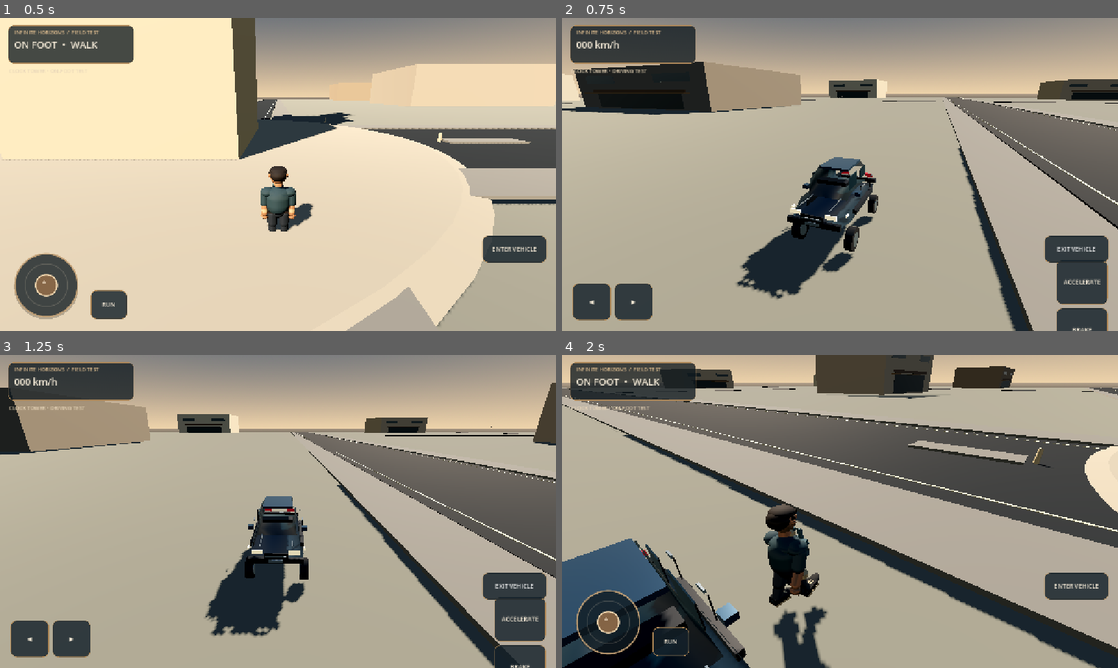
Above: before the commit, frames 1-4 (two rows, left to right).
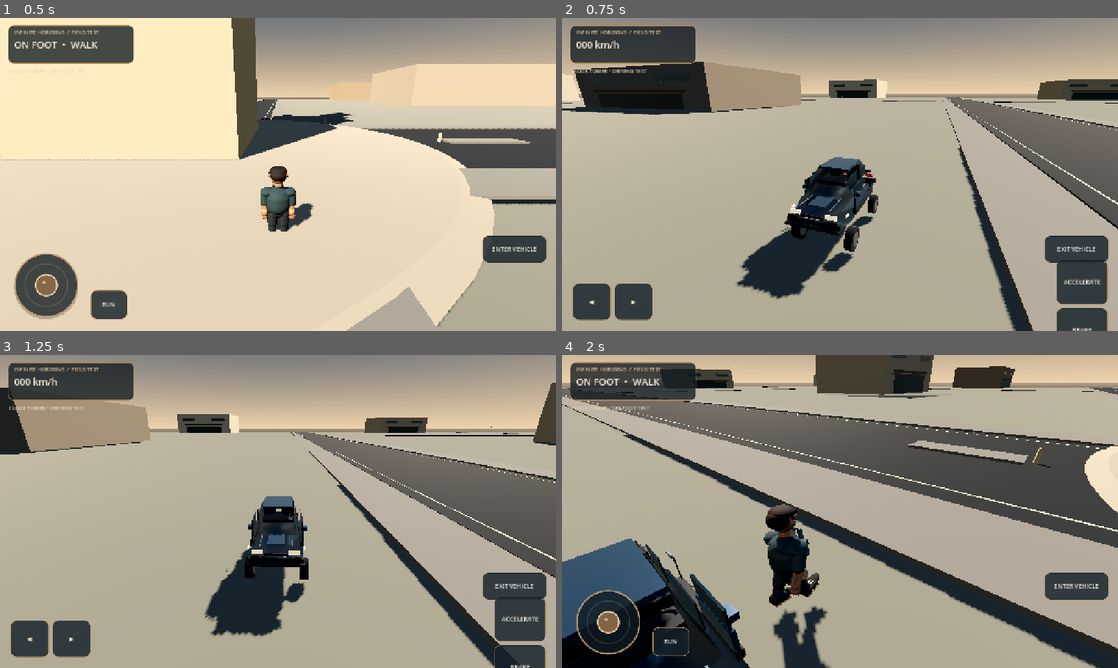
Above: after the commit, the same moments.

Repository: strideproject77-lgtm/Hill-Climb
Game: Godot game, scene res://scenes/main.tscn
Same seed, same stepped clock (60 frames per second), same inputs: the game is played once before the commit and once after it.
Inputs (mouse positions are in pixels of both pictures, inside the frame that each line leads up to):
- Up to frame 1 (0.5 s): no input
- Up to frame 2 (0.75 s): click "ENTER VEHICLE" at 0.5 s
- Up to frame 3 (1.25 s): no input
- Up to frame 4 (2 s): tap Enter at 1.25 s; move the mouse to (962, 495) at 1.27 s; hold Right from 1.28 s (still down); tap E at 1.35 s; click (962, 495) at 1.42 s

Frame 1 is identical in both runs. In frame 2, 0.7% of the frame differs, in the area x 32-56%, y 46-90%; in frame 3, 0.7%; in frame 4, 1.4%, in the area x 0-33%, y 60-100%.

Commit message:
Upgrade sports coupe detailing and animated doors

Diff:
--- a/game/scripts/vehicle_controller.gd
+++ b/game/scripts/vehicle_controller.gd
@@ -11,6 +11,13 @@
 var steer_input := 0.0
 var speed_kmh := 0.0
 var model_root: Node3D
+var left_front_door: Node3D
+var right_front_door: Node3D
+var door_open_amount := 0.0
+var door_tween: Tween
+var driver_seat: Marker3D
+var steering_wheel: Node3D
+var brake_lights: Array[MeshInstance3D] = []
 
 func _ready() -> void:
 	mass = 1420.0
@@ -39,6 +46,8 @@
 	engine_force = throttle * ENGINE_POWER
 	brake = braking * BRAKE_POWER
 	steering = move_toward(steering, -steer_axis * MAX_STEER, delta * STEER_RESPONSE)
+	if is_instance_valid(steering_wheel):
+		steering_wheel.rotation.z = -steering * 0.72
 	speed_kmh = linear_velocity.length() * 3.6
 
 func set_drive_controls(gas: float, brake_value: float, steering_value: float) -> void:
@@ -113,6 +122,108 @@
 	_add_box("HoodCreaseLeft", Vector3(0.025,0.018,0.92), Vector3(-0.48,0.615,-1.58), chrome)
 	_add_box("HoodCreaseRight", Vector3(0.025,0.018,0.92), Vector3(0.48,0.615,-1.58), chrome)
 	_add_box("Dashboard", Vector3(1.02,0.13,0.32), Vector3(0,0.94,-0.62), trim)
+	# Original high-performance coupe detailing: wide M-style stance, deep
+	# front intakes, splitter, rear diffuser, quad exhausts and cabin trim.
+	_add_box("FrontSplitter", Vector3(1.72,0.075,0.30), Vector3(0,0.095,-2.12), trim)
+	_add_box("LowerIntake", Vector3(1.12,0.16,0.045), Vector3(0,0.255,-2.19), glass)
+	_add_box("IntakeLeft", Vector3(0.28,0.20,0.05), Vector3(-0.62,0.27,-2.17), trim)
+	_add_box("IntakeRight", Vector3(0.28,0.20,0.05), Vector3(0.62,0.27,-2.17), trim)
+	_add_box("RearDiffuser", Vector3(1.42,0.10,0.26), Vector3(0,0.10,2.02), trim)
+	for exhaust_x in [-0.55,-0.38,0.38,0.55]:
+		var exhaust := CylinderMesh.new()
+		exhaust.top_radius = 0.055
+		exhaust.bottom_radius = 0.055
+		exhaust.height = 0.12
+		var pipe := MeshInstance3D.new()
+		pipe.mesh = exhaust
+		pipe.rotation.x = PI * 0.5
+		pipe.position = Vector3(exhaust_x,0.19,2.12)
+		pipe.material_override = chrome
+		model_root.add_child(pipe)
+	_add_box("RearSpoiler", Vector3(1.32,0.055,0.18), Vector3(0,0.69,1.72), trim)
+	_add_box("RearSpoilerLeftMount", Vector3(0.06,0.18,0.08), Vector3(-0.48,0.61,1.68), chrome)
+	_add_box("RearSpoilerRightMount", Vector3(0.06,0.18,0.08), Vector3(0.48,0.61,1.68), chrome)
+	_add_box("HoodPowerBulge", Vector3(0.54,0.035,0.74), Vector3(0,0.625,-1.54), paint)
+	_add_box("CenterConsole", Vector3(0.20,0.16,0.62), Vector3(0,0.82,-0.05), trim)
+	_add_box("DriverSeatBase", Vector3(0.48,0.20,0.48), Vector3(-0.34,0.68,0.30), trim)
+	_add_box("DriverSeatBack", Vector3(0.48,0.62,0.18), Vector3(-0.34,1.00,0.48), trim)
+	_add_box("PassengerSeatBase", Vector3(0.48,0.20,0.48), Vector3(0.34,0.68,0.30), trim)
+	_add_box("PassengerSeatBack", Vector3(0.48,0.62,0.18), Vector3(0.34,1.00,0.48), trim)
+	steering_wheel = Node3D.new()
+	steering_wheel.name = "SteeringWheelPivot"
+	steering_wheel.position = Vector3(-0.34,0.98,-0.60)
+	model_root.add_child(steering_wheel)
+	var wheel_ring := TorusMesh.new()
+	wheel_ring.inner_radius = 0.13
+	wheel_ring.outer_radius = 0.17
+	var wheel_visual := MeshInstance3D.new()
+	wheel_visual.mesh = wheel_ring
+	wheel_visual.rotation.x = PI * 0.5
+	wheel_visual.material_override = trim
+	steering_wheel.add_child(wheel_visual)
+	driver_seat = Marker3D.new()
+	driver_seat.name = "DriverSeatAnchor"
+	driver_seat.position = Vector3(-0.34,0.82,0.22)
+	model_root.add_child(driver_seat)
+	_create_front_door(-1.0)
+	_create_front_door(1.0)
+
+func _create_front_door(side: float) -> void:
+	var hinge := Node3D.new()
+	hinge.name = "DriverDoorHinge" if side < 0.0 else "PassengerDoorHinge"
+	hinge.position = Vector3(side * 0.84,0.55,-0.92)
+	model_root.add_child(hinge)
+	var door_material := _paint(Color("#344f67"),0.68,0.27)
+	var glass_material := _paint(Color("#172c39"),0.42,0.16)
+	var door_panel := MeshInstance3D.new()
+	var panel_mesh := BoxMesh.new()
+	panel_mesh.size = Vector3(0.075,0.42,0.98)
+	door_panel.mesh = panel_mesh
+	door_panel.position = Vector3(side * 0.015,-0.12,0.43)
+	door_panel.material_override = door_material
+	hinge.add_child(door_panel)
+	var window := MeshInstance3D.new()
+	var window_mesh := BoxMesh.new()
+	window_mesh.size = Vector3(0.035,0.34,0.90)
+	window.mesh = window_mesh
+	window.position = Vector3(side * 0.005,0.29,0.40)
+	window.material_override = glass_material
+	hinge.add_child(window)
+	var handle := MeshInstance3D.new()
+	var handle_mesh := BoxMesh.new()
+	handle_mesh.size = Vector3(0.025,0.035,0.18)
+	handle.mesh = handle_mesh
+	handle.position = Vector3(side * 0.058,0.02,0.42)
+	handle.material_override = _paint(Color("#bdc6cc"),0.85,0.2)
+	hinge.add_child(handle)
+	var trim_line := MeshInstance3D.new()
+	var line_mesh := BoxMesh.new()
+	line_mesh.size = Vector3(0.018,0.018,0.82)
+	trim_line.mesh = line_mesh
+	trim_line.position = Vector3(side * 0.058,-0.28,0.42)
+	trim_line.material_override = _paint(Color("#18212a"),0.35,0.42)
+	hinge.add_child(trim_line)
+	if side < 0.0:
+		left_front_door = hinge
+	else:
+		right_front_door = hinge
+
+func set_doors_open(open: bool, duration: float = 0.42) -> void:
+	if door_tween and door_tween.is_running():
+		door_tween.kill()
+	door_tween = create_tween().set_parallel(true)
+	var target := 1.0 if open else 0.0
+	door_tween.tween_method(_set_door_amount,target if open else door_open_amount,door_open_amount if open else target,duration).set_trans(Tween.TRANS_CUBIC).set_ease(Tween.EASE_IN_OUT)
+
+func _set_door_amount(amount: float) -> void:
+	door_open_amount = clampf(amount,0.0,1.0)
+	if is_instance_valid(left_front_door):
+		left_front_door.rotation.y = -door_open_amount * 1.08
+	if is_instance_valid(right_front_door):
+		right_front_door.rotation.y = door_open_amount * 1.08
+
+func get_driver_seat_transform() -> Transform3D:
+	return driver_seat.global_transform if is_instance_valid(driver_seat) else global_transform
 
 func _add_hull(stations: Array, material: Material, node_name: String) -> void:
 	var surface := SurfaceTool.new()
